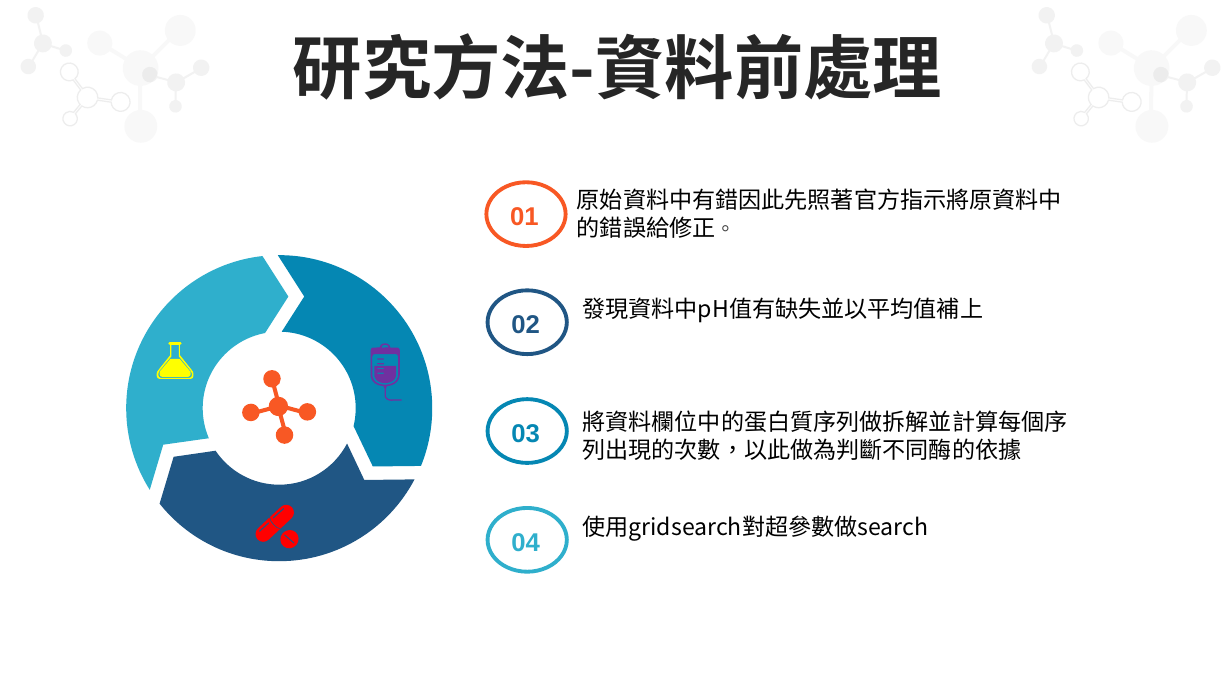
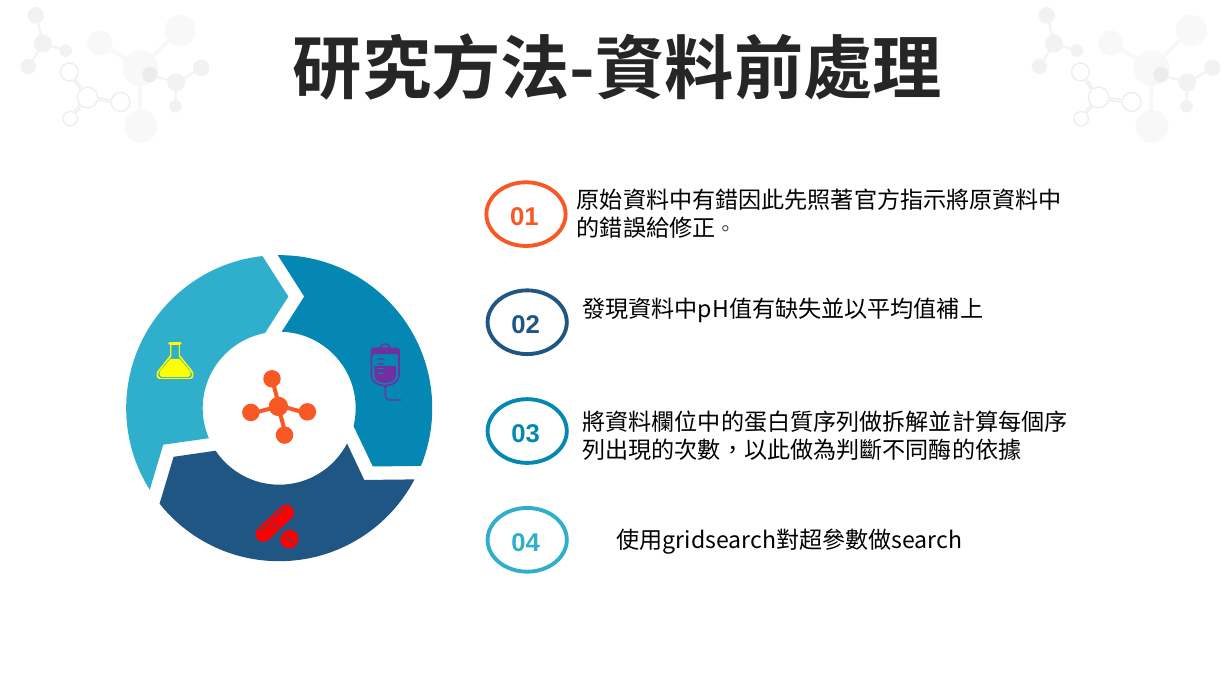
Before and after one commit to yuyi0522/-, a slide deck: slide 6 of 酶.pptx. Drawn at 1232x693 pixels with LibreOffice and Linux fonts; fonts in the diff are those of the drawing. Boxes give left, top, right and bottom in pixels: in the first picture for what was removed or moved away, otherwise in the second. Text is boxed around its words. In the diff, an @@ line names an element or a change of style, - is before the commit and + after.

```diff
--- a/酶.pptx
+++ b/酶.pptx
@@ text "使用gridsearch對超參數做search": place and size @@
-text "使用gridsearch對超參數做search" at [582, 515, 928, 541]
+text "使用gridsearch對超參數做search" at [617, 528, 963, 554]
```
Also in this commit, not shown: 2 other slides changed.
